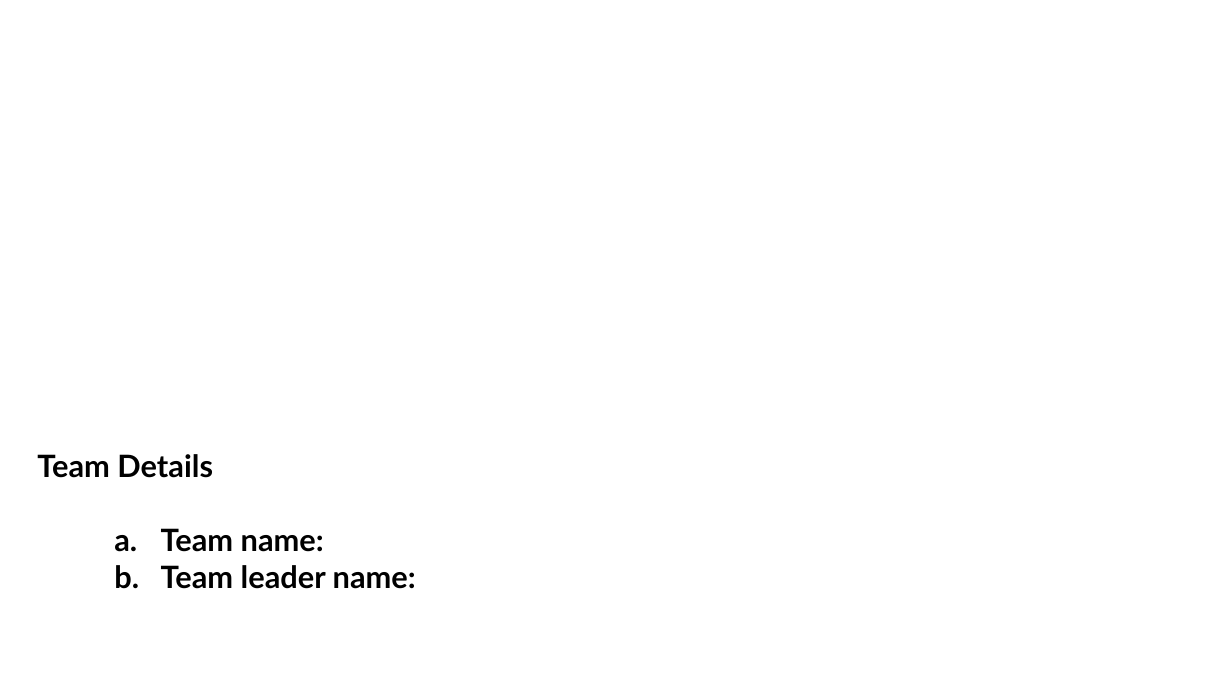
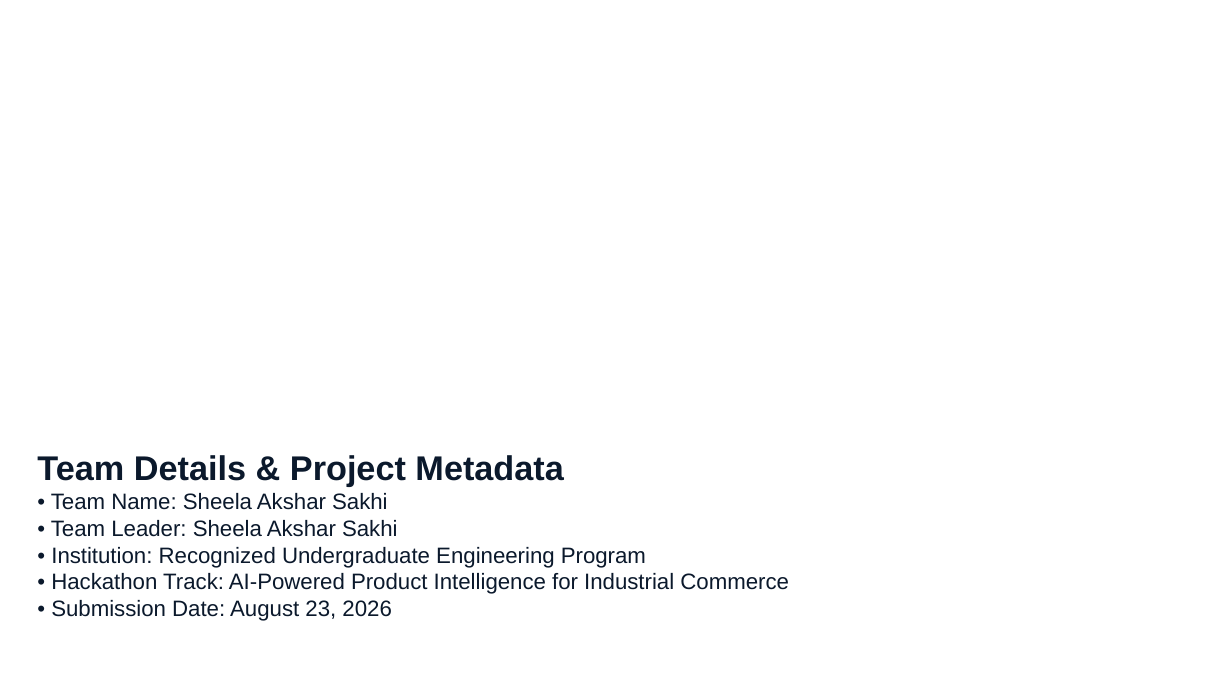
Before and after one commit to aksharsakhi/ProductLens-AI, a slide deck: slide 2 of UniHack_Final_Submission/ProductLens_AI_Presentation.pptx. Drawn at 1232x693 pixels with LibreOffice and Linux fonts; fonts in the diff are those of the drawing; background and template pictures are left out. Boxes give left, top, right and bottom in pixels: in the first picture for what was removed or moved away, otherwise in the second. Text is boxed around its words. In the diff, an @@ line names an element or a change of style, - is before the commit and + after.

```diff
--- a/UniHack_Final_Submission/ProductLens_AI_Presentation.pptx
+++ b/UniHack_Final_Submission/ProductLens_AI_Presentation.pptx
@@ text at (x1=37, y1=455, x2=789, y2=621): text changed; size 18 to 13 pt; font Lato to Arial; text colour #000000 to #0B192C; bold off @@
-Team Details
-  a. Team name:
-  b. Team leader name:
+Team Details & Project Metadata
+• Team Name: Sheela Akshar Sakhi
+• Team Leader: Sheela Akshar Sakhi
+• Institution: Recognized Undergraduate Engineering Program
+• Hackathon Track: AI-Powered Product Intelligence for Industrial Commerce
+• Submission Date: August 23, 2026
```
Also in this commit, not shown: 8 other slides changed, 6 slides added, 6 slides removed, 6 other files.
